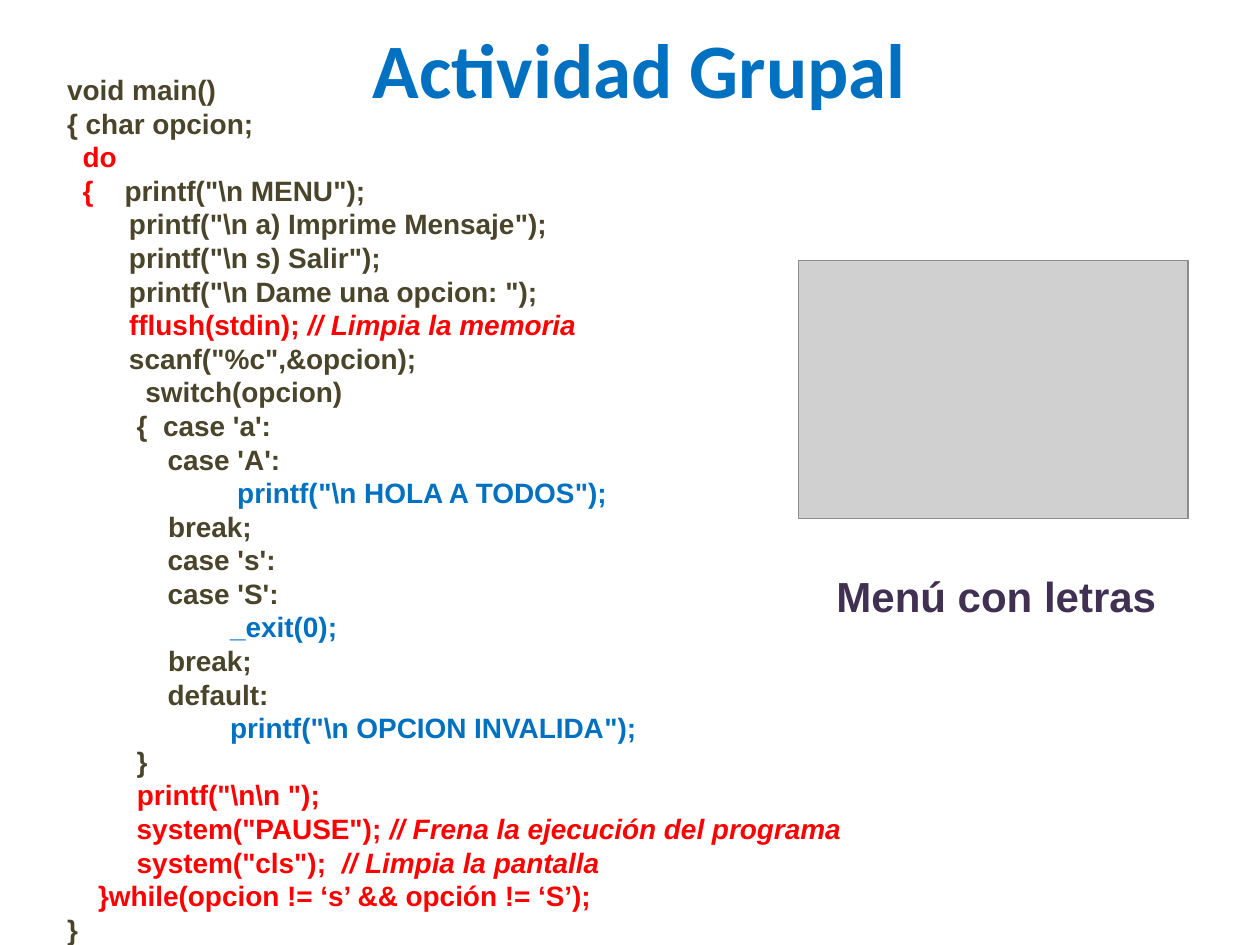
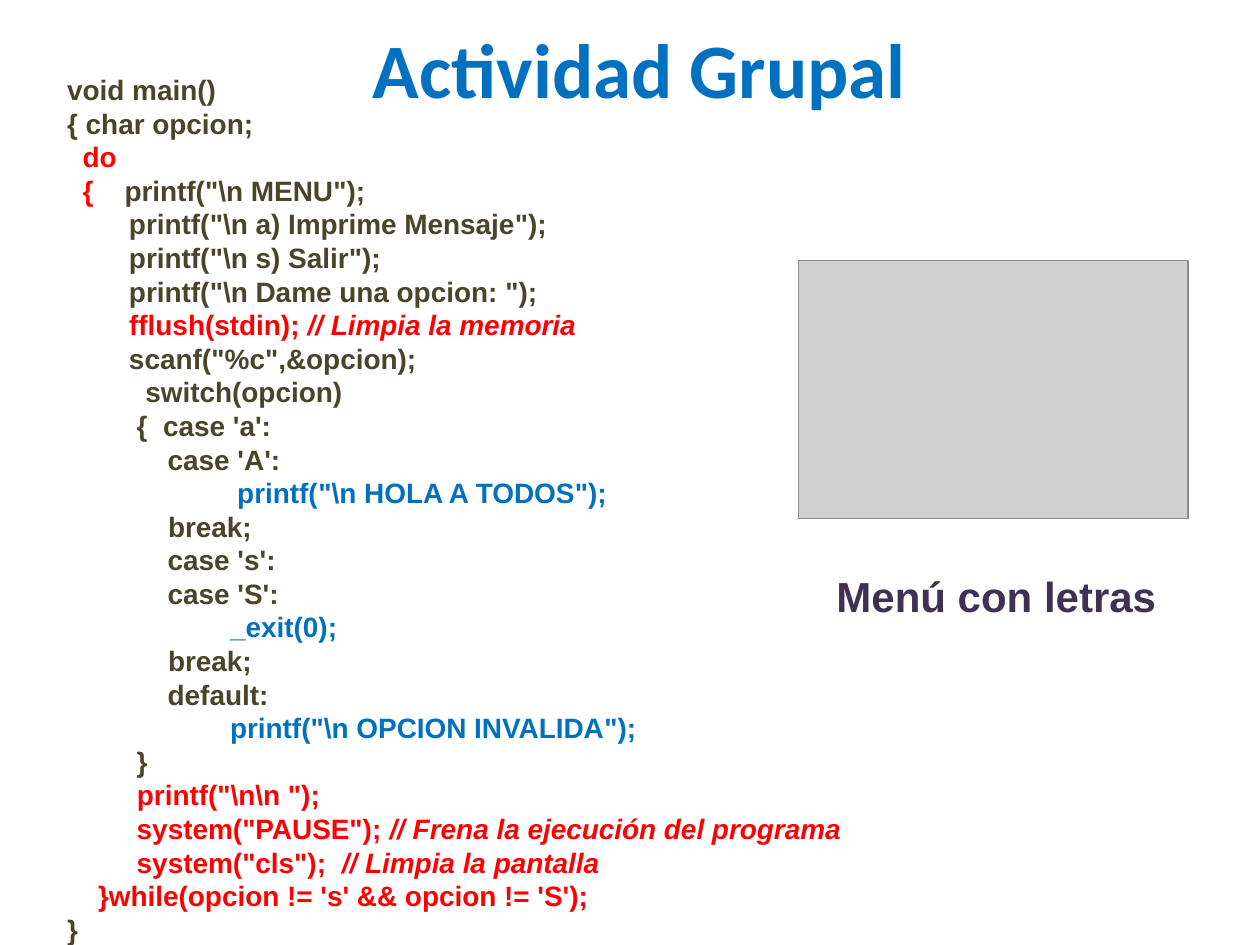
Before and after one commit to lizetheP/SolucionProblemas, a slide deck: slide 41 of CalendarioAgo20/Presentaciones/7_For_DoWhile.pptx. Drawn at 1260x945 pixels with LibreOffice and Linux fonts; fonts in the diff are those of the drawing; grey boxes stand for pictures. Boxes give left, top, right and bottom in pixels: in the first picture for what was removed or moved away, otherwise in the second. Text is boxed around its words. In the diff, an @@ line names an element or a change of style, - is before the commit and + after.

Commit message:
actualizar

```diff
--- a/CalendarioAgo20/Presentaciones/7_For_DoWhile.pptx
+++ b/CalendarioAgo20/Presentaciones/7_For_DoWhile.pptx
@@ text at bbox=[98, 885, 587, 911]: text changed @@
-}while(opcion != ‘s’ && opción != ‘S’);
+}while(opcion != 's' && opcion != 'S');
```
